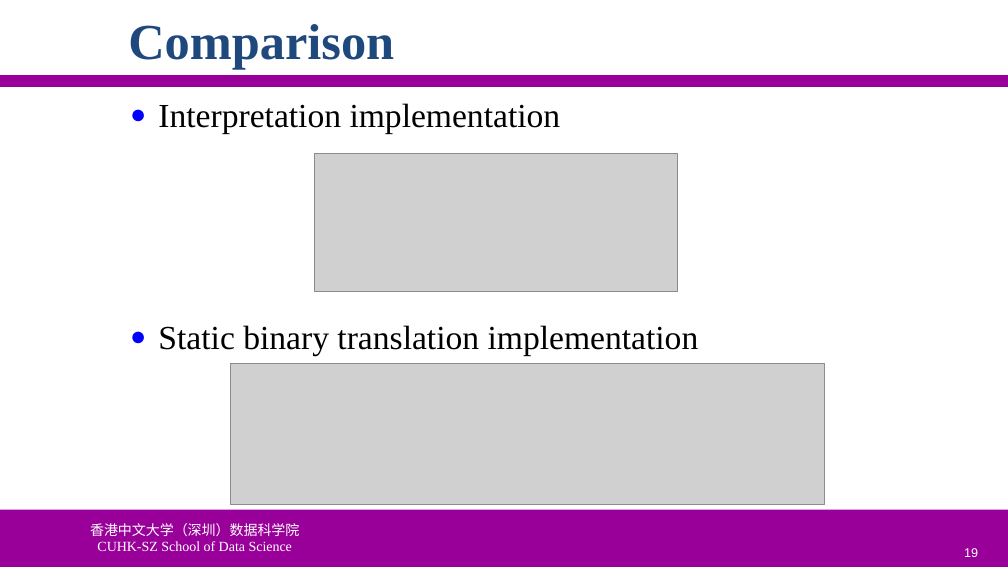
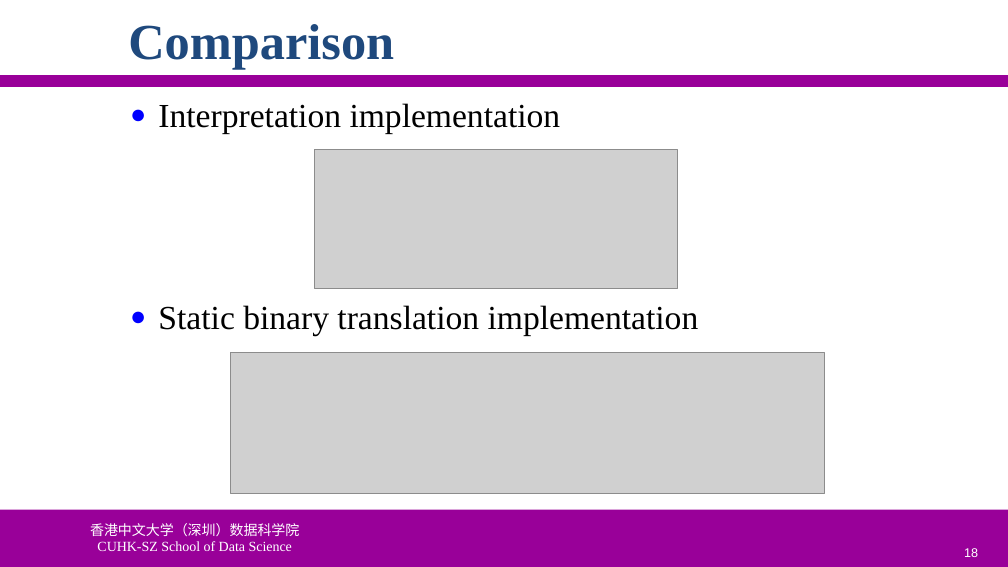
Before and after one commit to ychung1103/ychung1103.github.io, a slide deck: slide 18 of Slides/CSC6103/VT-02 System Virtualization.pptx (slide 19 before the commit). Drawn at 1008x567 pixels with LibreOffice and Linux fonts; fonts in the diff are those of the drawing; grey boxes stand for pictures; background and template pictures are left out. Boxes give left, top, right and bottom in pixels: in the first picture for what was removed or moved away, otherwise in the second. Text is boxed around its words. In the diff, an @@ line names an element or a change of style, - is before the commit and + after.

```diff
--- a/Slides/CSC6103/VT-02 System Virtualization.pptx
+++ b/Slides/CSC6103/VT-02 System Virtualization.pptx
@@ text "Interpretation implementation" at bbox=[158, 103, 699, 335]: less space between paragraphs @@
@@ picture: place and size @@
-picture at bbox=[231, 363, 825, 504]
+picture at bbox=[231, 353, 825, 494]
```
Also in this commit, not shown: 14 other slides changed, 1 slide removed.
